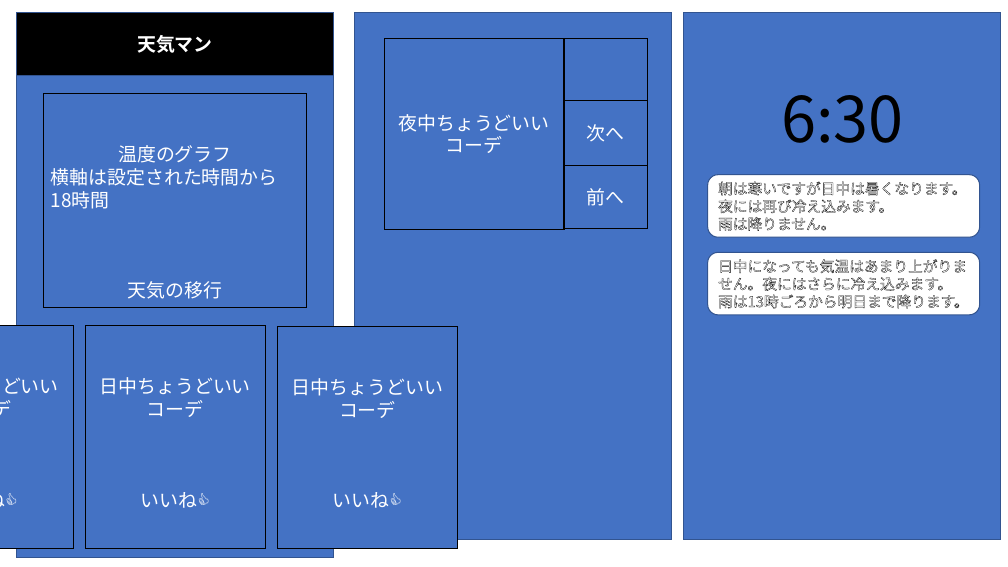
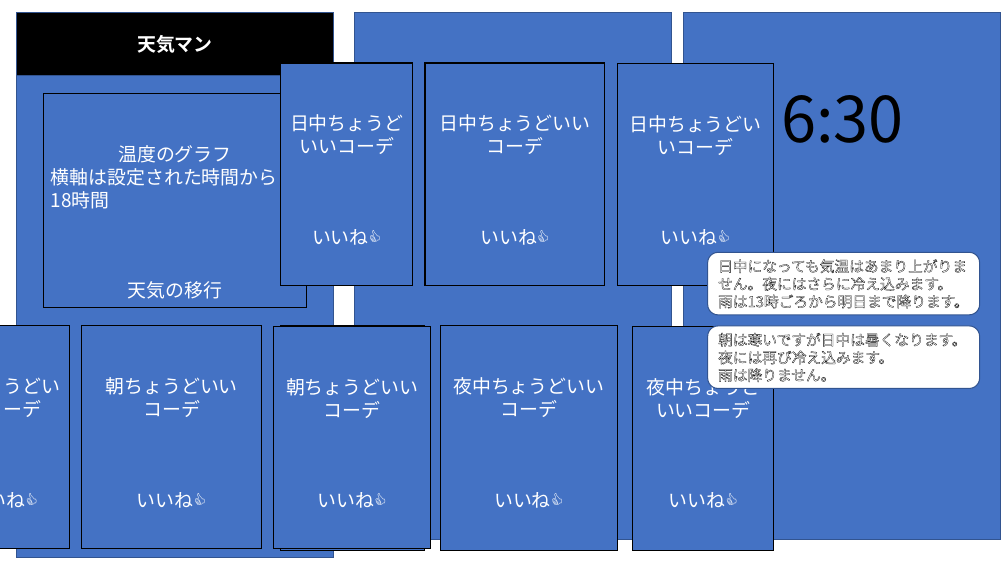
Before and after one commit to jphacks/NG_1701, a slide deck: slide 2 of 関連資料/構図.pptx. Drawn at 1008x567 pixels with LibreOffice and Linux fonts; fonts in the diff are those of the drawing. Boxes give left, top, right and bottom in pixels: in the first picture for what was removed or moved away, otherwise in the second. Text is boxed around its words. In the diff, an @@ line names an element or a change of style, - is before the commit and + after.

```diff
--- a/関連資料/構図.pptx
+++ b/関連資料/構図.pptx
@@ rectangle removed at bbox=[564, 39, 647, 101] @@
@@ rectangle "日中ちょうどいいコーデ": place and size @@
-rectangle "日中ちょうどいいコーデ" at bbox=[0, 326, 73, 548]
+rectangle "日中ちょうどいいコーデ" at bbox=[281, 63, 413, 285]
@@ rectangle "日中ちょうどいいコーデ": place and size @@
-rectangle "日中ちょうどいいコーデ" at bbox=[85, 326, 265, 548]
+rectangle "日中ちょうどいいコーデ" at bbox=[425, 63, 605, 285]
@@ rectangle "日中ちょうどいいコーデ": place and size @@
-rectangle "日中ちょうどいいコーデ" at bbox=[278, 327, 457, 549]
+rectangle "日中ちょうどいいコーデ" at bbox=[617, 64, 774, 286]
@@ rectangle removed at bbox=[564, 101, 647, 166] @@
-次へ
@@ rectangle removed at bbox=[564, 166, 647, 228] @@
-前へ
@@ rectangle added at bbox=[0, 326, 70, 548], fill #4472C4, outline #000000 1 pt, 18 pt, text #FFFFFF @@
+朝ちょうどいいコーデ
+いいね👍
@@ rectangle added at bbox=[82, 326, 262, 548], fill #4472C4, outline #000000 1 pt, 18 pt, text #FFFFFF @@
+朝ちょうどいいコーデ
+いいね👍
@@ rectangle added at bbox=[274, 327, 430, 549], fill #4472C4, outline #000000 1 pt, 18 pt, text #FFFFFF @@
+朝ちょうどいいコーデ
+いいね👍
@@ rectangle added at bbox=[281, 326, 425, 551], fill #4472C4, outline #000000 1 pt, 18 pt, text #FFFFFF @@
+夜中ちょうどいいコーデ
+いいね👍
@@ text in rectangle at bbox=[441, 326, 618, 551]: paragraph added @@
+いいね👍
@@ rectangle "夜中ちょうどいいコーデ": place and size @@
-rectangle "夜中ちょうどいいコーデ" at bbox=[384, 39, 564, 230]
+rectangle "夜中ちょうどいいコーデ" at bbox=[441, 326, 618, 551]
@@ rectangle "夜中ちょうどいいコーデ" at bbox=[441, 326, 618, 551]: vertical alignment middle to top @@
@@ rectangle added at bbox=[633, 327, 774, 551], fill #4472C4, outline #000000 1 pt, 18 pt, text #FFFFFF @@
+夜中ちょうどいいコーデ
+いいね👍
@@ rounded rectangle "朝は寒いですが日中は暑くなります。夜には再び冷え込みます。": place and size @@
-rounded rectangle "朝は寒いですが日中は暑くなります。夜には再び冷え込みます。" at bbox=[708, 175, 980, 237]
+rounded rectangle "朝は寒いですが日中は暑くなります。夜には再び冷え込みます。" at bbox=[708, 326, 980, 389]
```
Also in this commit, not shown: 1 other slide changed.
